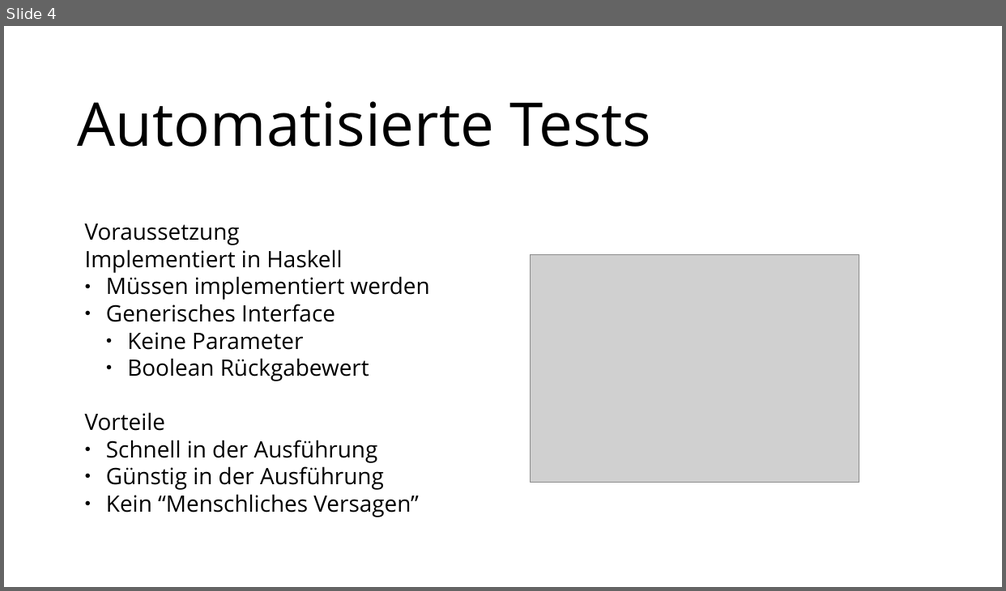
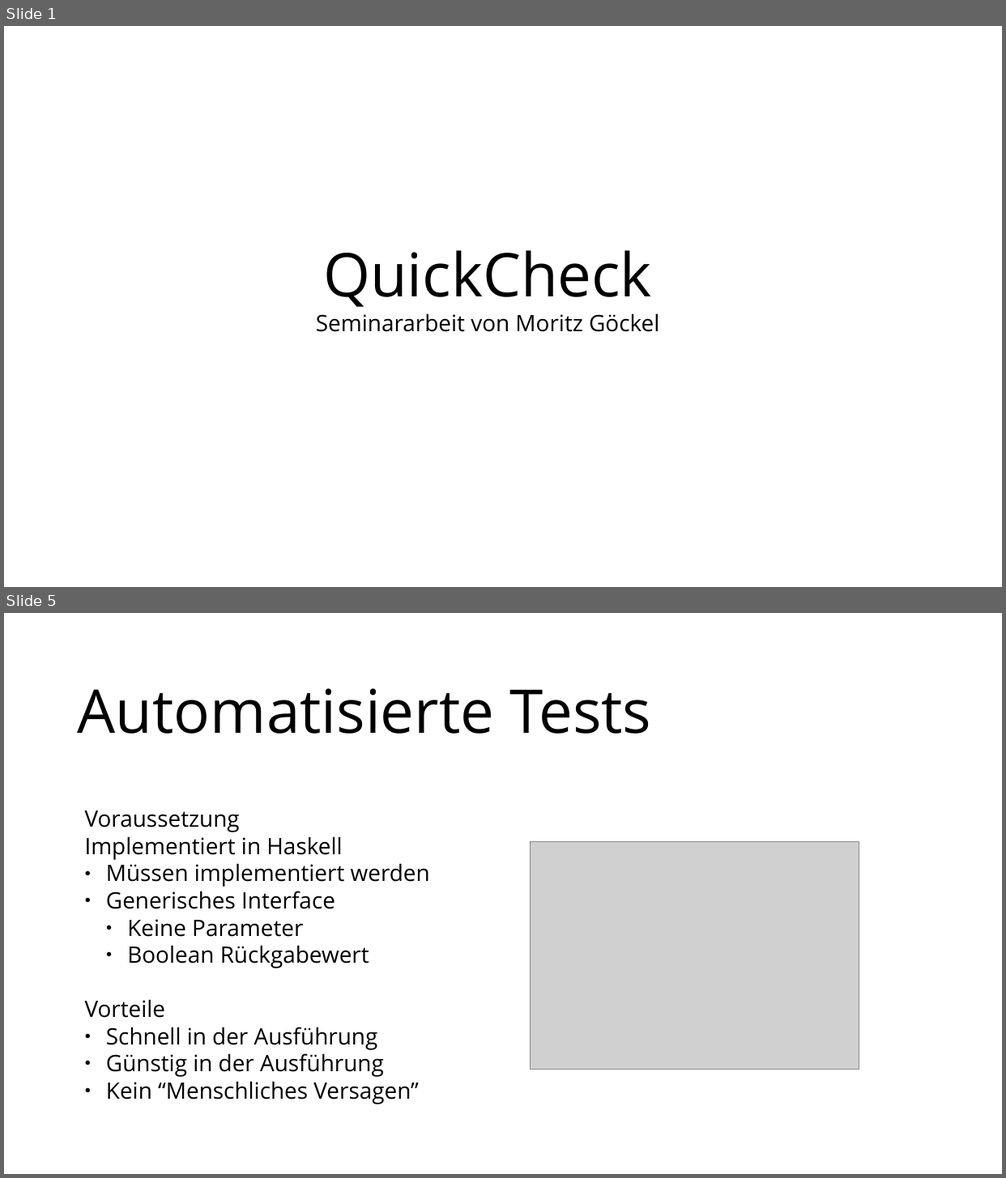
Before and after one commit to MoritzGoeckel/QuickCheck_Experiments, a slide deck: Praesentation.odp. Shown one above the other, each under a label of ours: slide 4 before the commit, slides 1 and 5 after it; the slides between them are not shown. The pictures are 1006x591 and 1006x1178 pixels, drawn with LibreOffice and Linux fonts; fonts in the diff are those of the drawing; grey boxes stand for pictures. Boxes give left, top, right and bottom in pixels: in the first picture for what was removed or moved away, otherwise in the second. Text is boxed around its words. In the diff, an @@ line names an element or a change of style, - is before the commit and + after.

```diff
--- a/Praesentation.odp
+++ b/Praesentation.odp
@@ slide 1 added at [4,26,1002,587], background #FFFFFF @@
@@ text added at [316,250,659,332], 18 pt, text #000000 @@
+QuickCheck
+Seminararbeit von Moritz Göckel
@@ what was slide 4 is now slide 5 @@
```
Also in this commit, not shown: 3 slides changed, 1 other file.
